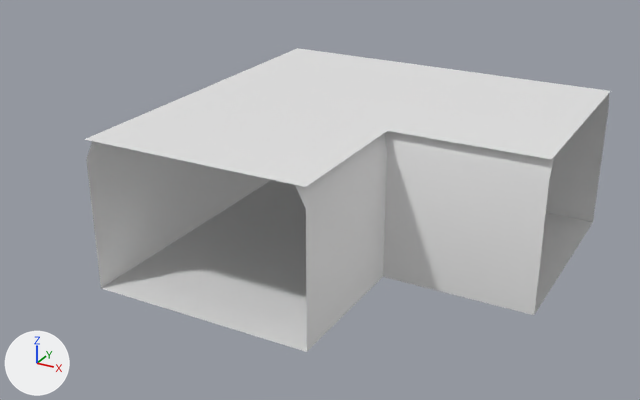
What one commit did to the FBX model Assets/Models/Corridor Corner.FBX.
One viewpoint serves both versions: a 50 mm camera at (11.38, -14.62, 11.09) aimed at (1.3, 3.7, 1.93). Lighting does not change. The marker at lower left points along +X, +Y and +Z. Where no turn or scale is listed for an object, it has been applied to the vertices.

Names of what the first picture shows: 'Floor', 'Inner Wall', 'Outer Wall'.
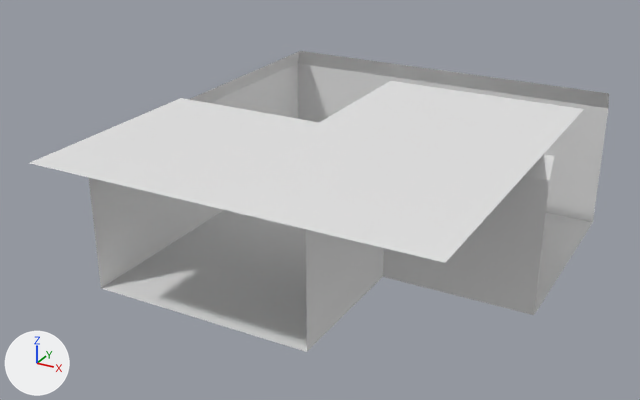
Where the change shows, as pixel boxes [x1, y1, x2, y2] in the pictures (640 x 400 px):
'Floor', reshaped: before [85, 48, 610, 352]; after [102, 210, 593, 352]
'Floor001', added: after [30, 81, 584, 263]
part 1 of me_mesh, deleted: before [85, 48, 610, 187]
part 2 of me_mesh_002, shading changed: before [295, 131, 555, 351]; after [306, 154, 555, 351]

Edits to the bpy script that builds the scene:
```text
Change me_mesh_002:
    where me_mesh_002.from_pydata(...)  # 9 vertices, 4 faces; spans x -2.25..2.0, y -4.0..0.25, z -2.0..2.0
    used by ob_inner_wall; location = (5.0, 4.0, 2.0)
    me_mesh_002 part 2: edges marked sharp go from 2 to 4
Change me_mesh:
    where me_mesh.from_pydata(...)  # 16 vertices, 6 faces; spans x -5.0..5.0, y -4.0..6.0, z 0.0..4.0
    used by ob_floor; location = (2.0, 4.0, 0.0)
    me_mesh part 1: the loose piece of 8 vertices spanning x -5.0..5.0, y -4.0..6.0, z 4.0 is deleted
Add me_mesh_003:
    me_mesh_003.from_pydata([(-187.0, -157.0, 0.0), (30.0, -157.0, 0.0), (-187.0, 10.0, 0.0), (30.0, 10.0, 0.0), (197.0, 10.0, 0.0), (-187.0, 226.0, 0.0), (30.0, 226.0, 0.0), (197.0, 226.0, 0.0)], [], [(0, 1, 3, 2), (2, 3, 6, 5), (3, 4, 7, 6)])
Add ob_floor001:
    ob_floor001 = bpy.data.objects.new('Floor001', me_mesh_003)
    ob_floor001.location = (2.0, 4.0, 4.0)
    ob_floor001.scale = (-0.0254, -0.0254, -0.0254)
```
